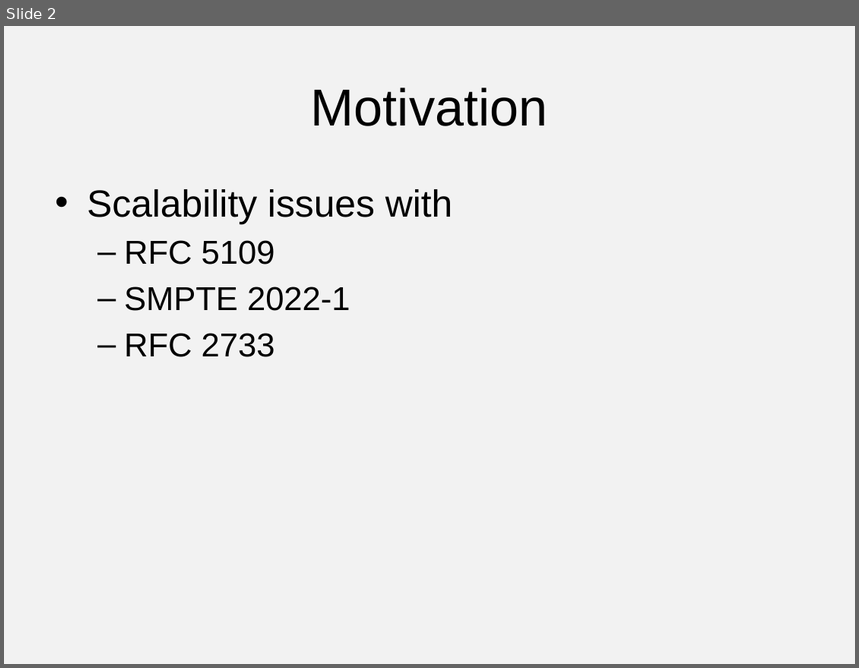
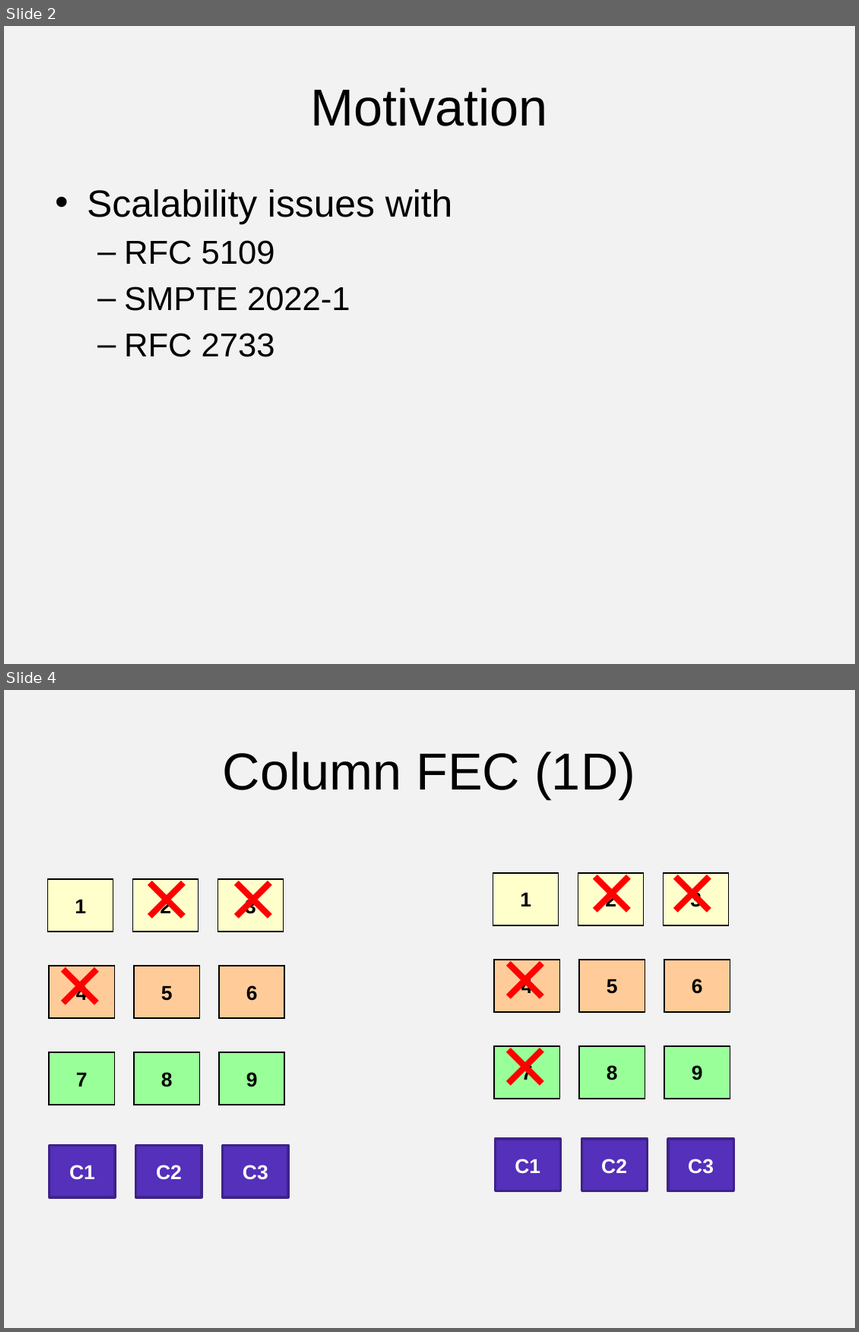
Before and after one commit to vr000m/payload-1d2d-parity-fec, a slide deck: 1d2d/presentations/91-avtcore-flexible-fec.pptx. Shown one above the other, each under a label of ours: slide 2 before the commit, slides 2 and 4 after it; the slides between them are not shown. The pictures are 859x668 and 859x1332 pixels, drawn with LibreOffice and Linux fonts; fonts in the diff are those of the drawing. Boxes give left, top, right and bottom in pixels: in the first picture for what was removed or moved away, otherwise in the second. Text is boxed around its words. In the diff, an @@ line names an element or a change of style, - is before the commit and + after.

```diff
--- a/1d2d/presentations/91-avtcore-flexible-fec.pptx
+++ b/1d2d/presentations/91-avtcore-flexible-fec.pptx
@@ slide 4 added at box(4, 690, 855, 1328), background #F2F2F2 @@
@@ title added at box(223, 752, 636, 799), 44 pt, text #000000 @@
+Column FEC (1D)
@@ group added at box(47, 854, 295, 1198): 12 rectangles, 2 texts @@
+1
+2
+3
+7
+8
+9
+4
+5
+6
+C1
+C2
+C3
+✕
+✕
@@ text added at box(39, 941, 122, 1029), 55 pt, text #FF0000, bold @@
+✕
@@ group added at box(484, 848, 734, 1110): 4 texts @@
+✕
+✕
+✕
+✕
@@ group added at box(493, 873, 734, 1192): 12 rectangles @@
+1
+2
+3
+7
+8
+9
+4
+5
+6
+C1
+C2
+C3
```
Also in this commit, not shown: 8 other slides added.
